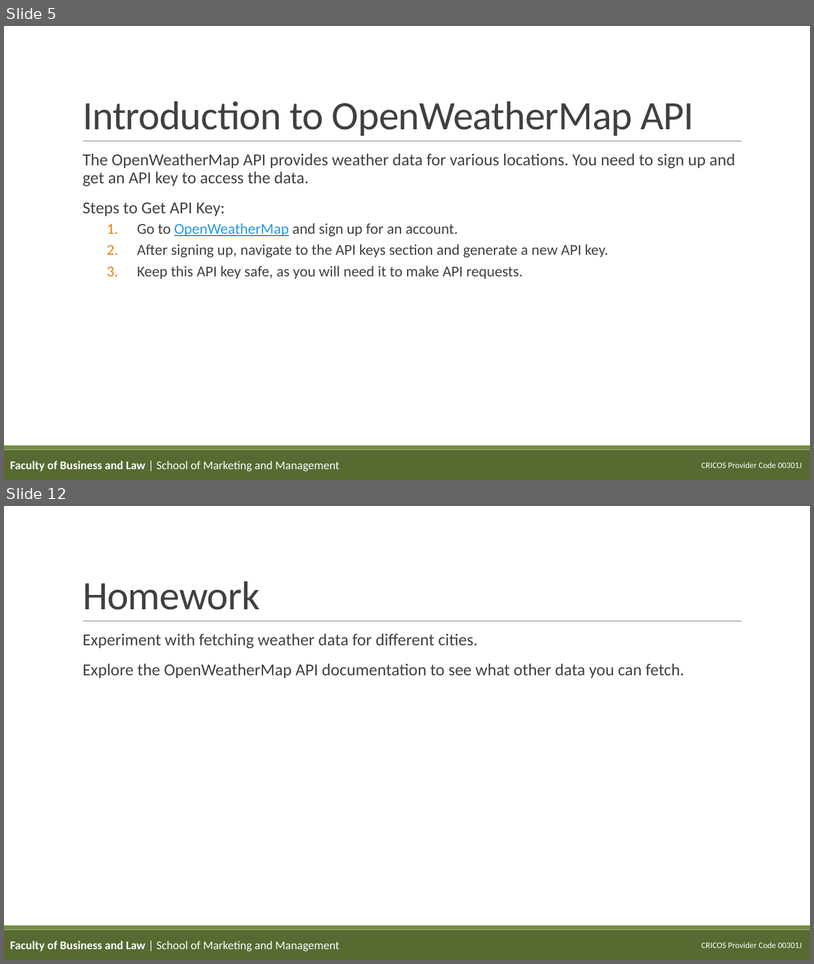
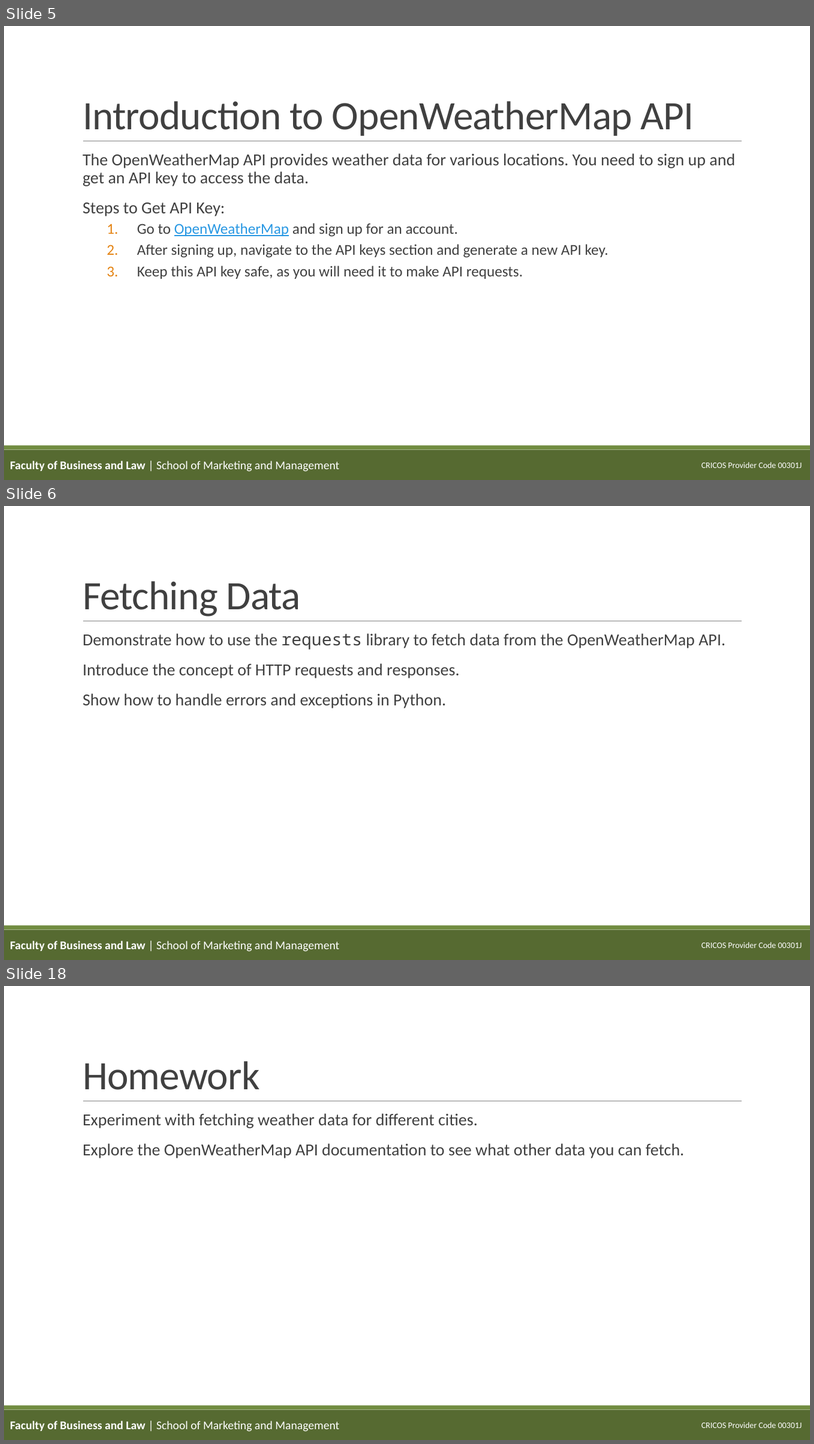
Before and after one commit to teaching-repositories/weather-dashboard-source, a slide deck: slides/02_fetching_data.pptx. Shown one above the other, each under a label of ours: slides 5 and 12 before the commit, slides 5, 6 and 18 after it; the slides between them are not shown. The pictures are 814x964 and 814x1444 pixels, drawn with LibreOffice and Linux fonts; fonts in the diff are those of the drawing; background and template pictures are left out. Boxes give left, top, right and bottom in pixels: in the first picture for what was removed or moved away, otherwise in the second. Text is boxed around its words. In the diff, an @@ line names an element or a change of style, - is before the commit and + after.

```diff
--- a/slides/02_fetching_data.pptx
+++ b/slides/02_fetching_data.pptx
@@ slide 6 added at [4,506,810,960], background #FFFFFF; not listed: 4 template elements that a slide beside it also shows @@
@@ title added at [83,581,301,616], 48 pt, text #404040 @@
+Fetching Data
@@ text added at [83,633,726,708], 20 pt, text #404040 @@
+  Demonstrate how to use the requests library to fetch data from the OpenWeatherMap API.
+  Introduce the concept of HTTP requests and responses.
+  Show how to handle errors and exceptions in Python.
@@ text added at [10,940,339,951], 14 pt, text #FFFFFF @@
+Faculty of Business and Law | School of Marketing and Management
@@ what was slide 12 is now slide 18 @@
```
Also in this commit, not shown: 6 slides changed, 5 other slides added, 44 other files.
